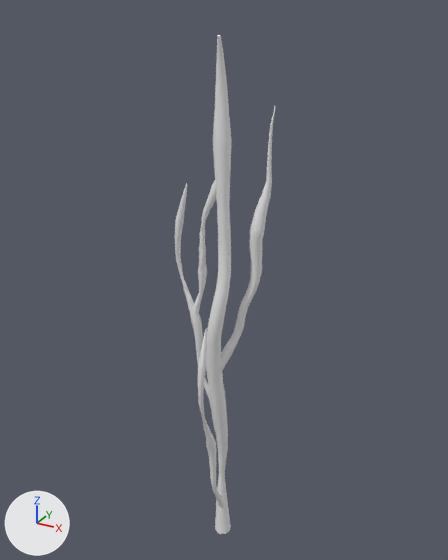
Before and after pictures for a commit that changed the FBX model Assets/Resources/Mesh/m_DeadTree03.FBX.
Both versions are drawn from a camera (50 mm lens) standing at (-0.01, -5.8, 6.69) and looking at (-3.27, 0.13, 3.73). Lighting does not change. The marker at lower left points along +X, +Y and +Z. Where no turn or scale is listed for an object, it has been applied to the vertices.

Before the edit, the objects in view are built like this:
```python
me_mesh = bpy.data.meshes.new('Mesh')
me_mesh.from_pydata(...)  # 1424 vertices, 1394 faces; spans x -0.62..0.43, y -0.57..0.41, z 0.0..6.47
ob_deadtree03 = bpy.data.objects.new('DeadTree03', me_mesh)
ob_deadtree03.location = (-3.22, 0.0, -0.02)
```
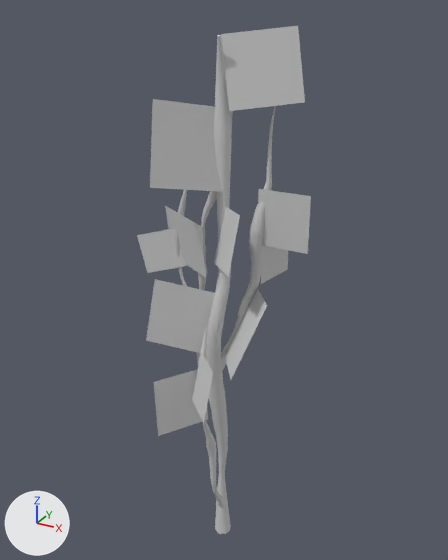
Boxes (x1, y1, x2, y2) around the edits, measured in the pictures (448 x 560 px):
'DeadTree03', reshaped (72% wider)
    before: (175, 35, 276, 534)
    after: (137, 26, 311, 534)
part 1 of me_mesh, added
    after: (137, 26, 311, 436)
part 2 of me_mesh, recoloured
    both: (175, 35, 276, 534)

The edits, one by one:
Material 'Material #38' (mat_material__38) is new.
Its base color is (0.588, 0.588, 0.588) (light grey #cacaca).
Its roughness is 0.859.
me_mesh is used by ob_deadtree03; location (-3.22, 0.0, -0.02).
me_mesh had 1424 vertices, 1394 faces and spanned x -0.62..0.43, y -0.57..0.41, z 0.0..6.47.
me_mesh now has 1468 vertices, 1405 faces and spans x -1.04..0.92, y -1.09..0.86, z 0.0..6.55.
Part 1, on me_mesh:
44 vertices are added at x -1.04..0.92, y -1.09..0.86, z 2.17..6.55.
11 new faces join them.
me_mesh part 2: 1394 faces spanning x -0.62..0.43, y -0.57..0.41, z 0.0..6.47 switch from no material to mat_material__38 (light grey #cacaca).
